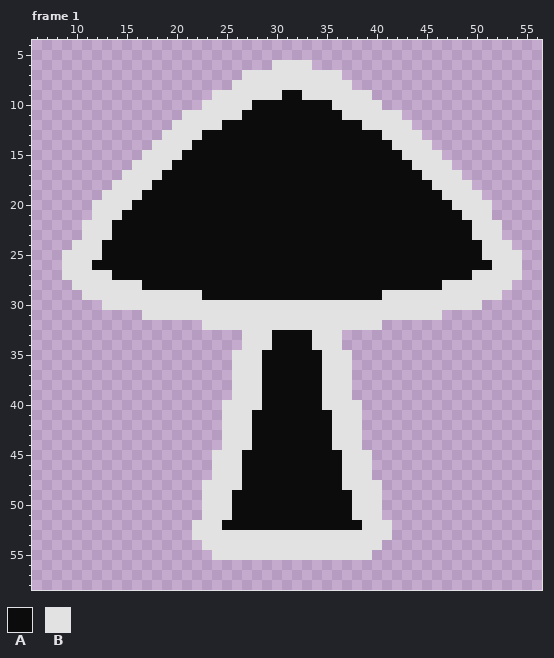
Pixel-art file: .dev/aseprite/0.2b/LevelSelect_Cursor.aseprite. That is the earlier state.
64x64 pixels, 2 frames. Shown: frame 1: x 6..56, y 4..58. The commit also changed other frames, which this record leaves out.
Palette (. is transparent): A #0c0c0c  B #e2e2e2
Pixels before, frame 1 (only the part around the change), first column x 6:
 4 ...................................................
 5 ...................................................
 6 ........................BBBB.......................
 7 .....................BBBBBBBBBB....................
 8 ....................BBBBBBBBBBBB...................
 9 ..................BBBBBBBAABBBBBBB.................
10 .................BBBBBAAAAAAAABBBBB................
11 ...............BBBBBBAAAAAAAAAABBBBBB..............
12 ..............BBBBBAAAAAAAAAAAAAABBBBB.............
13 .............BBBBAAAAAAAAAAAAAAAAAABBBB............
14 ............BBBBAAAAAAAAAAAAAAAAAAAABBBB...........
15 ...........BBBBAAAAAAAAAAAAAAAAAAAAAABBBB..........
16 ..........BBBBAAAAAAAAAAAAAAAAAAAAAAAABBBB.........
17 .........BBBBAAAAAAAAAAAAAAAAAAAAAAAAAABBBB........
18 ........BBBBAAAAAAAAAAAAAAAAAAAAAAAAAAAABBBB.......
19 .......BBBBAAAAAAAAAAAAAAAAAAAAAAAAAAAAAABBBB......
20 ......BBBBAAAAAAAAAAAAAAAAAAAAAAAAAAAAAAAABBBB.....
21 ......BBBAAAAAAAAAAAAAAAAAAAAAAAAAAAAAAAAAABBB.....
22 .....BBBAAAAAAAAAAAAAAAAAAAAAAAAAAAAAAAAAAAABBB....
23 .....BBBAAAAAAAAAAAAAAAAAAAAAAAAAAAAAAAAAAAABBB....
24 ....BBBAAAAAAAAAAAAAAAAAAAAAAAAAAAAAAAAAAAAAABBB...
25 ...BBBBAAAAAAAAAAAAAAAAAAAAAAAAAAAAAAAAAAAAAABBBB..
26 ...BBBAAAAAAAAAAAAAAAAAAAAAAAAAAAAAAAAAAAAAAAABBB..
27 ...BBBBBAAAAAAAAAAAAAAAAAAAAAAAAAAAAAAAAAAAABBBBB..
28 ....BBBBBBBAAAAAAAAAAAAAAAAAAAAAAAAAAAAAABBBBBBB...
29 .....BBBBBBBBBBBBAAAAAAAAAAAAAAAAAABBBBBBBBBBBB....
30 .......BBBBBBBBBBBBBBBBBBBBBBBBBBBBBBBBBBBBBB......
31 ...........BBBBBBBBBBBBBBBBBBBBBBBBBBBBBB..........
32 .................BBBBBBBBBBBBBBBBBB................
33 .....................BBBAAAABBB....................
34 .....................BBBAAAABBB....................
35 ....................BBBAAAAAABBB...................
36 ....................BBBAAAAAABBB...................
37 ....................BBBAAAAAABBB...................
38 ....................BBBAAAAAABBB...................
39 ....................BBBAAAAAABBB...................
40 ...................BBBBAAAAAABBBB..................
41 ...................BBBAAAAAAAABBB..................
42 ...................BBBAAAAAAAABBB..................
43 ...................BBBAAAAAAAABBB..................
44 ...................BBBAAAAAAAABBB..................
45 ..................BBBAAAAAAAAAABBB.................
46 ..................BBBAAAAAAAAAABBB.................
47 ..................BBBAAAAAAAAAABBB.................
48 .................BBBBAAAAAAAAAABBBB................
49 .................BBBAAAAAAAAAAAABBB................
50 .................BBBAAAAAAAAAAAABBB................
51 .................BBBAAAAAAAAAAAABBB................
52 ................BBBAAAAAAAAAAAAAABBB...............
53 ................BBBBBBBBBBBBBBBBBBBB...............
54 .................BBBBBBBBBBBBBBBBBB................
55 ..................BBBBBBBBBBBBBBBB.................
56 ...................................................
57 ...................................................
58 ...................................................
The result:
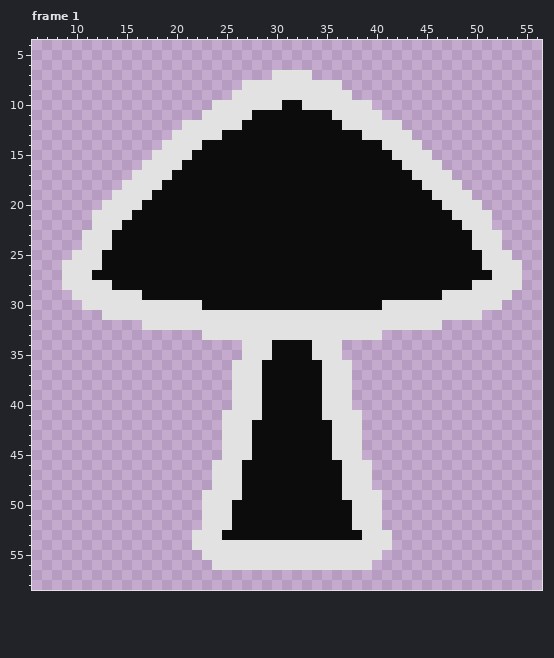
Message: change the selected cursor animation: readability
Edits made:
Frame 1:
y 6: x 30..33 BBBB -> ....
y 7: x 27..29 BBB -> ...; x 34..36 BBB -> ...
y 8: x 26 B -> .; x 37 B -> .
y 9: x 24..25 BB -> ..; x 31..32 AA -> BB; x 38..39 BB -> ..
y 10: x 23 B -> .; x 28..30 AAA -> BBB; x 33..35 AAA -> BBB; x 40 B -> .
y 11: x 21..22 BB -> ..; x 27 A -> B; x 36 A -> B; x 41..42 BB -> ..
y 12: x 20 B -> .; x 25..26 AA -> BB; x 37..38 AA -> BB; x 43 B -> .
y 13: x 19 B -> .; x 23..24 AA -> BB; x 39..40 AA -> BB; x 44 B -> .
y 14: x 18 B -> .; x 22 A -> B; x 41 A -> B; x 45 B -> .
y 15: x 17 B -> .; x 21 A -> B; x 42 A -> B; x 46 B -> .
y 16: x 16 B -> .; x 20 A -> B; x 43 A -> B; x 47 B -> .
y 17: x 15 B -> .; x 19 A -> B; x 44 A -> B; x 48 B -> .
y 18: x 14 B -> .; x 18 A -> B; x 45 A -> B; x 49 B -> .
y 19: x 13 B -> .; x 17 A -> B; x 46 A -> B; x 50 B -> .
y 20: x 12 B -> .; x 16 A -> B; x 47 A -> B; x 51 B -> .
y 21: x 15 A -> B; x 48 A -> B
y 22: x 11 B -> .; x 14 A -> B; x 49 A -> B; x 52 B -> .
y 24: x 10 B -> .; x 13 A -> B; x 50 A -> B; x 53 B -> .
y 25: x 9 B -> .; x 54 B -> .
y 26: x 12 A -> B; x 51 A -> B
y 27: x 12..13 BB -> AA; x 50..51 BB -> AA
y 28: x 9 . -> B; x 14..16 BBB -> AAA; x 47..49 BBB -> AAA; x 54 . -> B
y 29: x 10 . -> B; x 17..22 BBBBBB -> AAAAAA; x 41..46 BBBBBB -> AAAAAA; x 53 . -> B
y 30: x 11..12 .. -> BB; x 23..40 BBBBBBBBBBBBBBBBBB -> AAAAAAAAAAAAAAAAAA; x 51..52 .. -> BB
y 31: x 13..16 .... -> BBBB; x 47..50 .... -> BBBB
y 32: x 17..22 ...... -> BBBBBB; x 41..46 ...... -> BBBBBB
y 33: x 23..26 .... -> BBBB; x 30..33 AAAA -> BBBB; x 37..40 .... -> BBBB
y 35: x 26 B -> .; x 29 A -> B; x 34 A -> B; x 37 B -> .
y 40: x 25 B -> .; x 38 B -> .
y 41: x 28 A -> B; x 35 A -> B
y 45: x 24 B -> .; x 27 A -> B; x 36 A -> B; x 39 B -> .
y 48: x 23 B -> .; x 40 B -> .
y 49: x 26 A -> B; x 37 A -> B
y 52: x 22 B -> .; x 25 A -> B; x 38 A -> B; x 41 B -> .
y 53: x 25..38 BBBBBBBBBBBBBB -> AAAAAAAAAAAAAA
y 54: x 22 . -> B; x 41 . -> B
y 55: x 23 . -> B; x 40 . -> B
y 56: x 24..39 ................ -> BBBBBBBBBBBBBBBB
